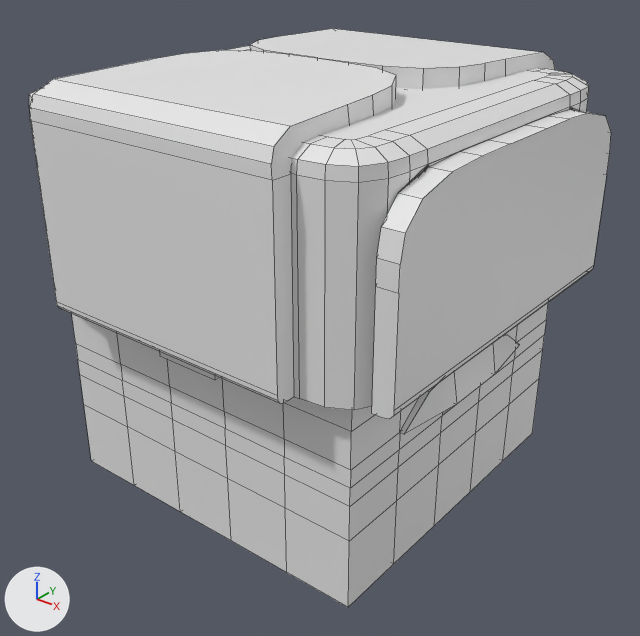
What one commit did to the Blender file scene/Mr.Dice/Mr.Dice.blend.
Rendered twice from a 50 mm lens placed at (6.7, -8.32, 9.26), pointed at (0.23, -0.23, 4.24). The axes (+X, +Y, +Z) are drawn at lower left. The lights are the same throughout. Mesh edges are drawn as thin lines.

The first picture shows 'Colbaccco', 'Mr.Dice'.
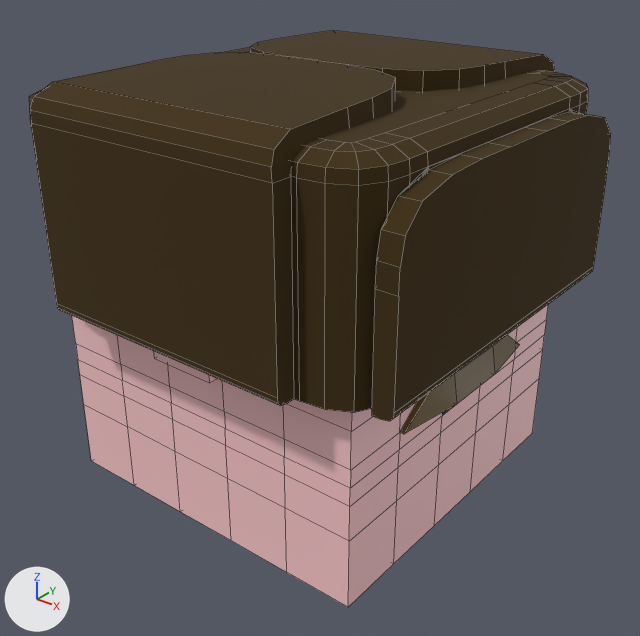
Where the change shows, as pixel boxes (x1, y1, x2, y2) in the pictures (640 x 636 px; the box of a moved part takes in the faces that stretch with it):
'Colbaccco', recoloured, surface changed, moved (white to brown)
    before: (29, 29, 611, 419)
    after: (29, 30, 611, 421)
'Mr.Dice', recoloured, reshaped (white to pink)
    before: (72, 303, 548, 607)
    after: (72, 305, 548, 607)
part 1 of me_cube, moved or reshaped
    before: (159, 351, 220, 380)
    after: (153, 351, 217, 383)
part 2 of me_cube, recoloured (white to brown)
    both: (400, 335, 519, 434)

Edits to the bpy script that builds the scene:
```text
Change mat_material:
    mat_material.base_color: (0.8, 0.8, 0.8) -> (1.0, 0.596, 0.614)  # white #e7e7e7 -> pink #ffcbce
Change mat_material_001:
    mat_material_001.base_color: (0.8, 0.8, 0.8) -> (0.0486, 0.0252, 0.0)  # white #e7e7e7 -> brown #3e2c00
    mat_material_001.roughness: 0.5 -> 1.0
Add mat_material_003:
    mat_material_003 = principled_material('Material.003')
    mat_material_003.base_color = (0.0293, 0.0293, 0.0293)  # black #303030
    mat_material_003.roughness = 1.0
Add mat_material_002:
    mat_material_002 = principled_material('Material.002')
    mat_material_002.base_color = (0.124, 0.0695, 0.0)  # brown #634b00
Change me_cube:
    used by ob_mr_dice; location = (0.0, 0.0, 4.28); scale = (2.25, 2.25, 2.25)
    remove me_cube.from_pydata(...)  # 242 vertices, 240 faces; spans x -1.0..1.08, y -1.05..1.05, z -1.0..1.0
    add me_cube.from_pydata(...)  # 252 vertices, 250 faces; spans x -1.0..1.09, y -1.09..1.09, z -1.0..1.0
    me_cube part 1
    2 vertices are removed from x -0.2..0.2, y -1.05, z 0.24
    5 faces are deleted
    2 vertices move from x -0.2..0.2, y -1.05, z 0.03 to x -0.2..0.2, y -1.09, z 0.03
    4 vertices are added at (0.2, -1.09, 0.24), (-0.2, -1.09, 0.24), (0.2, -1.09, 0.62), (-0.2, -1.09, 0.62)
    7 new faces join them, mat_material (pink #ffcbce)
    me_cube part 2: 11 faces spanning x 1.0..1.08, y -0.6..0.6, z -0.18..0.03 switch from mat_material (white #e7e7e7) to mat_material_002 (brown #634b00)
    add me_cube.materials.append(mat_material_003)  # black #303030
Change ob_colbaccco:
    ob_colbaccco.location: (0.0, 0.0, 5.96) -> (0.0, 0.0, 5.94)
```
